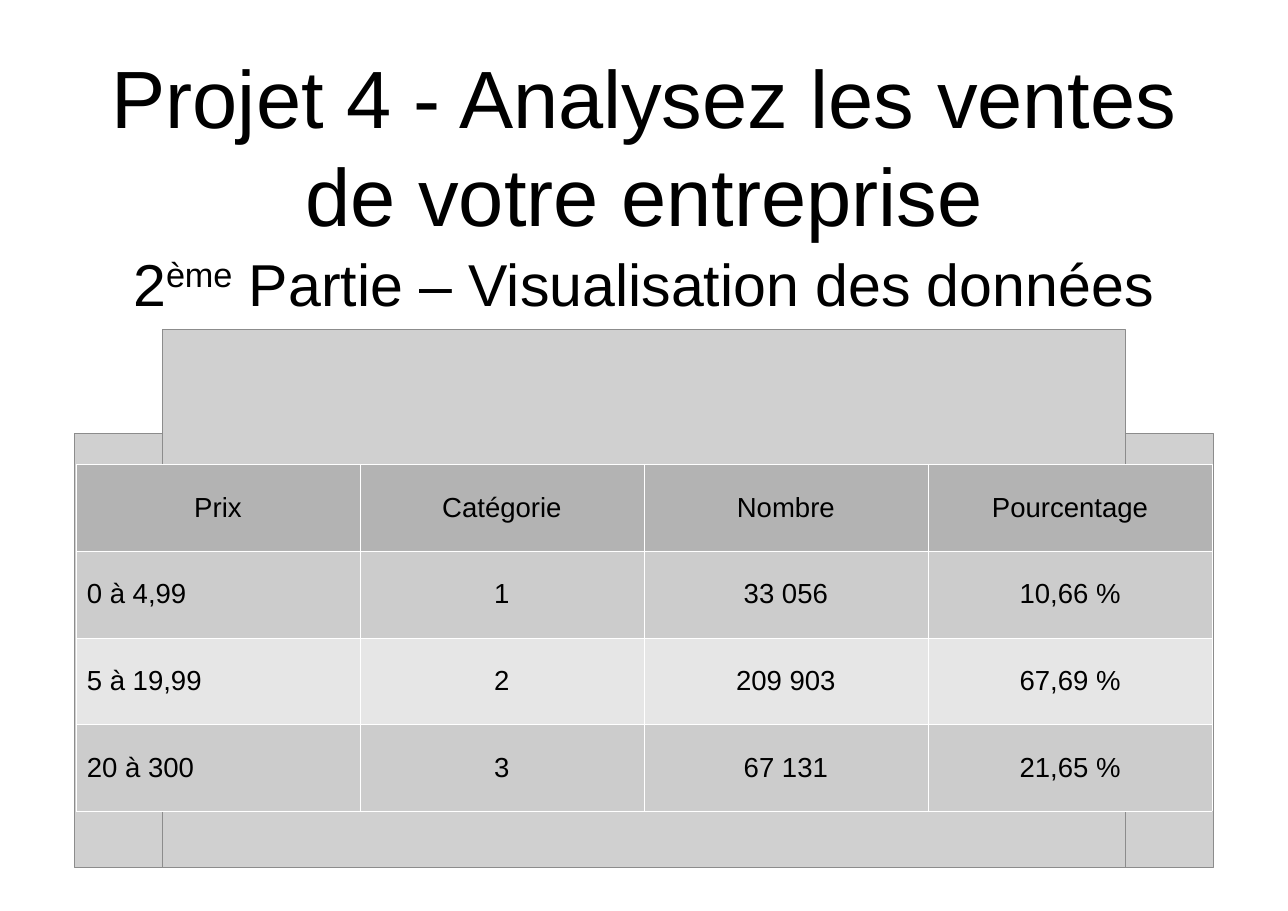
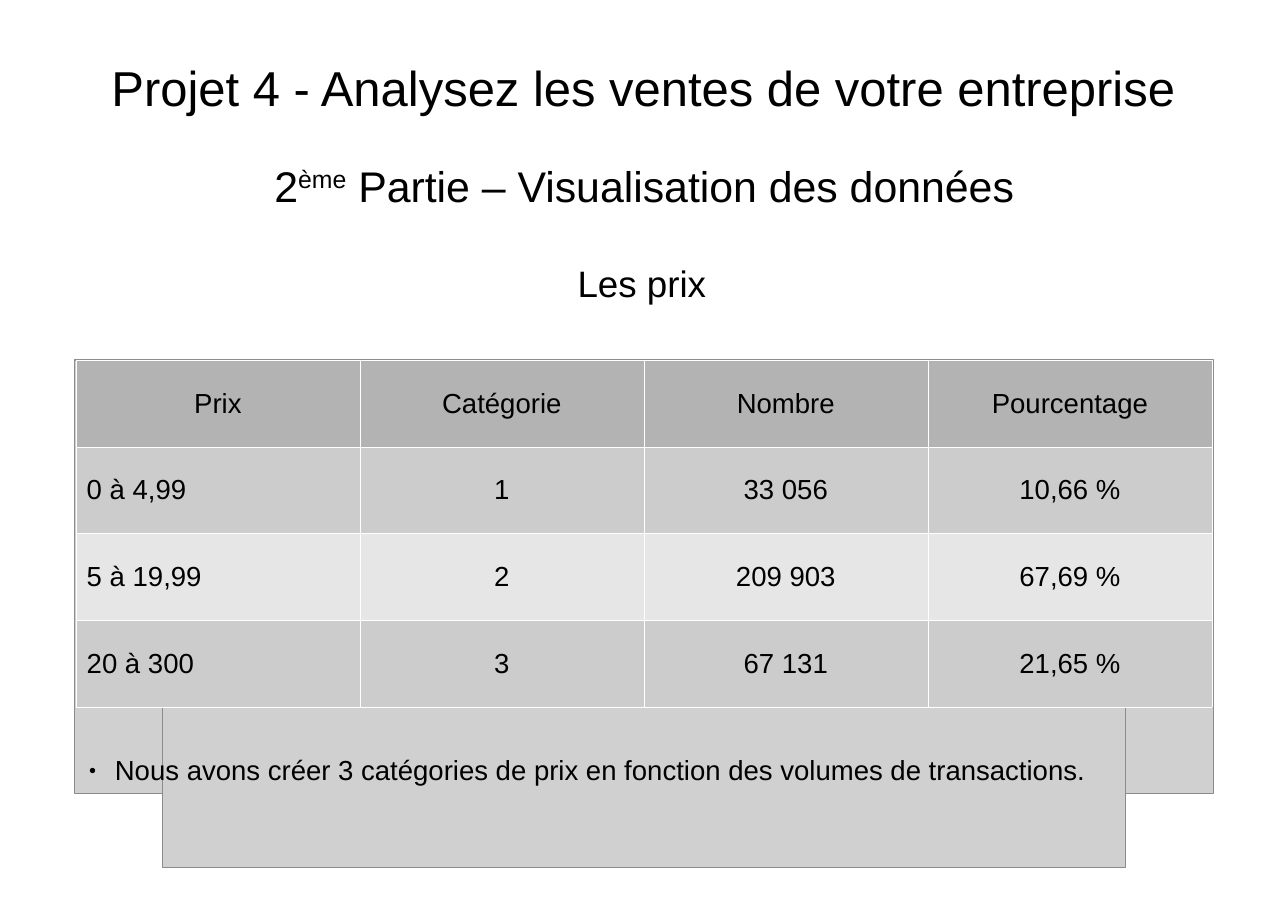
Before and after one commit to FranckDELRUE/OCR-Project-4-DAn, a slide deck: slide 6 of P4_Presentation.odp. Drawn at 1288x911 pixels with LibreOffice and Linux fonts; fonts in the diff are those of the drawing; grey boxes stand for pictures. Boxes give left, top, right and bottom in pixels: in the first picture for what was removed or moved away, otherwise in the second. Text is boxed around its words. In the diff, an @@ line names an element or a change of style, - is before the commit and + after.

```diff
--- a/P4_Presentation.odp
+++ b/P4_Presentation.odp
@@ title "Projet 4 - Analysez les ..." at bbox=[111, 70, 1175, 117]: size 53.1 to 32 pt @@
@@ text "2ème Partie – Visualisation des ...": place and size @@
-text "2ème Partie – Visualisation des ..." at bbox=[249, 262, 1154, 307]
+text "2ème Partie – Visualisation des ..." at bbox=[358, 170, 1014, 203]
@@ text "2ème Partie – Visualisation des ..." at bbox=[358, 170, 1014, 203]: size 38.6 to 28 pt @@
@@ text added at bbox=[578, 270, 706, 305], 24 pt, text #000000 @@
+Les prix
@@ picture: place and size @@
-picture at bbox=[75, 434, 1214, 868]
+picture at bbox=[75, 360, 1214, 794]
@@ table: place and size @@
-table at bbox=[76, 464, 1213, 811]
+table at bbox=[76, 360, 1213, 707]
@@ picture: place and size @@
-picture at bbox=[163, 329, 1126, 867]
+picture at bbox=[163, 360, 1126, 868]
@@ text added at bbox=[115, 759, 1085, 786], 18 pt, text #000000 @@
+● Nous avons créer 3 catégories de prix en fonction des volumes de transactions.
```
Also in this commit, not shown: 6 other slides changed, 1 slide added, 1 slide removed, 6 other files.
